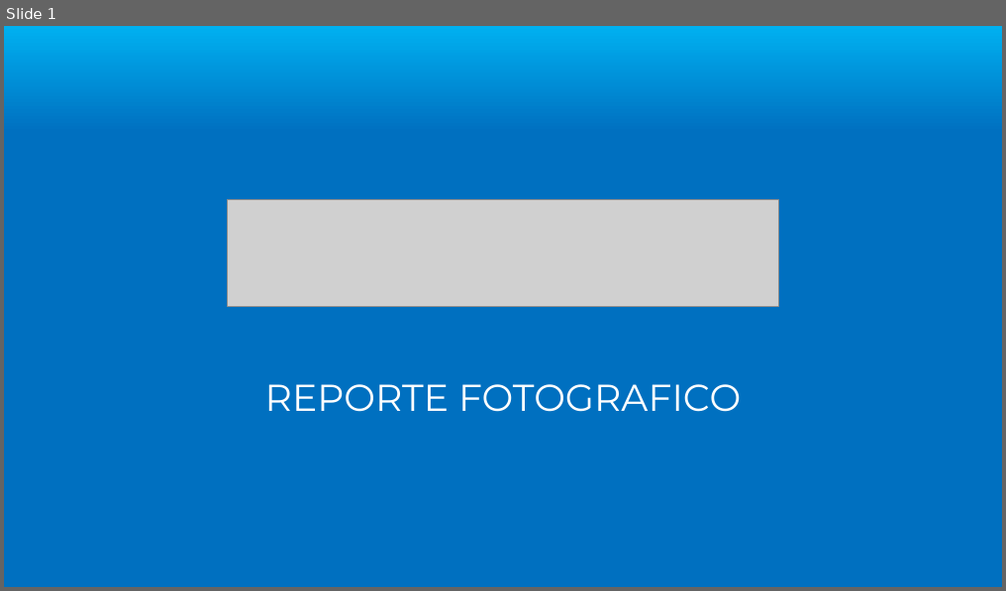
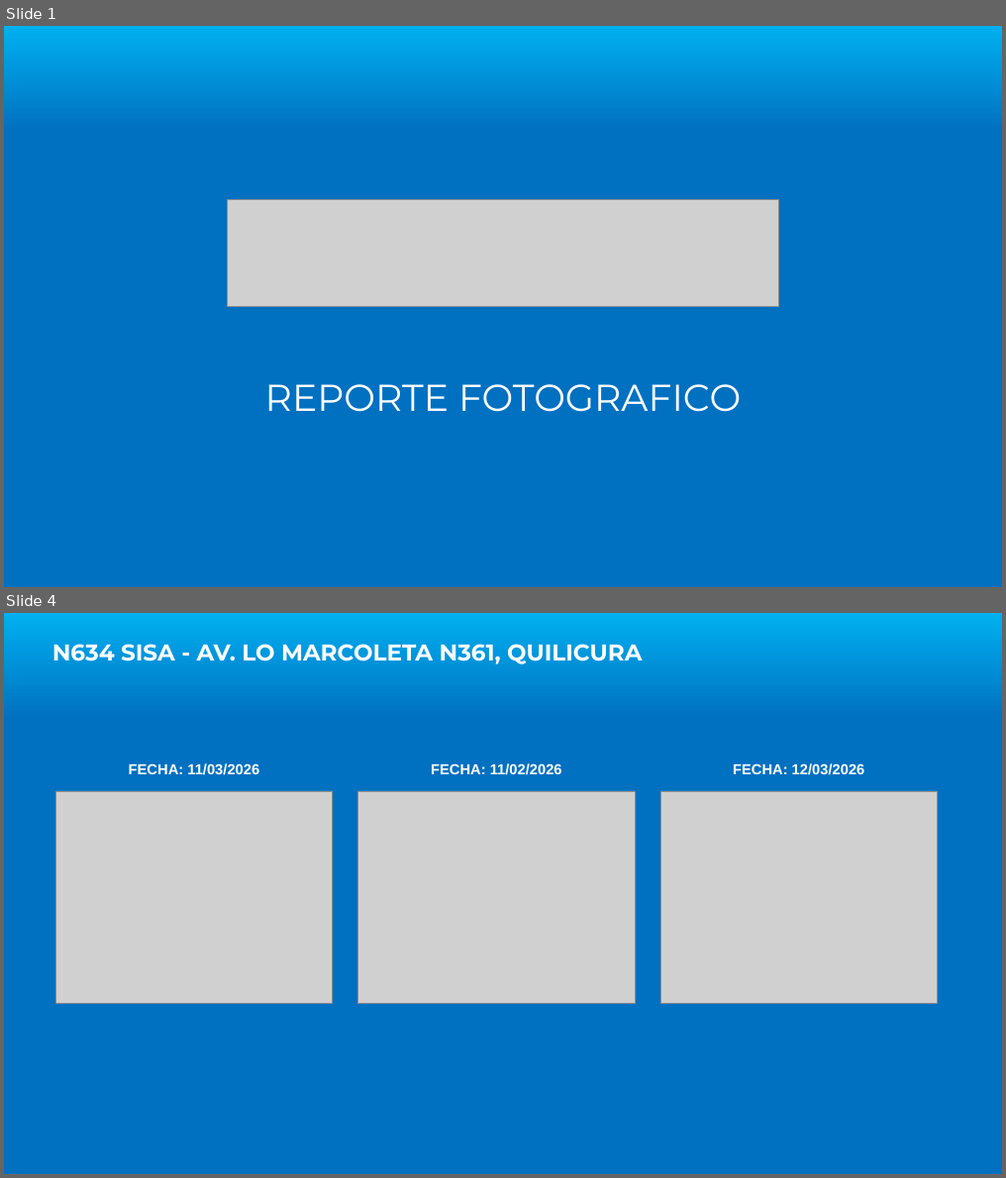
Before and after one commit to jrolivares/App-Imp, a slide deck: Termplate.pptx. Shown one above the other, each under a label of ours: slide 1 before the commit, slides 1 and 4 after it; the slides between them are not shown. The pictures are 1006x591 and 1006x1178 pixels, drawn with LibreOffice and Linux fonts; fonts in the diff are those of the drawing; grey boxes stand for pictures; background and template pictures are left out. Boxes give left, top, right and bottom in pixels: in the first picture for what was removed or moved away, otherwise in the second. Text is boxed around its words. In the diff, an @@ line names an element or a change of style, - is before the commit and + after.

```diff
--- a/Termplate.pptx
+++ b/Termplate.pptx
@@ slide 4 added at (4, 613, 1002, 1174), background gradient #00B0F0 to #0070C0 @@
@@ text added at (53, 644, 642, 664), 22 pt, text #FFFFFF, bold @@
+N634 SISA - AV. LO MARCOLETA N361, QUILICURA
@@ text added at (129, 763, 259, 775), 14 pt, text #FFFFFF, bold @@
+FECHA: 11/03/2026
@@ text added at (431, 763, 562, 775), 14 pt, text #FFFFFF, bold @@
+FECHA: 11/02/2026
@@ text added at (733, 763, 865, 775), 14 pt, text #FFFFFF, bold @@
+FECHA: 12/03/2026
@@ picture added at (55, 791, 333, 1003) @@
@@ picture added at (358, 791, 635, 1003) @@
@@ picture added at (660, 791, 938, 1003) @@
```
Also in this commit, not shown: 4 other slides added, 7 slides removed, 3 other files.
